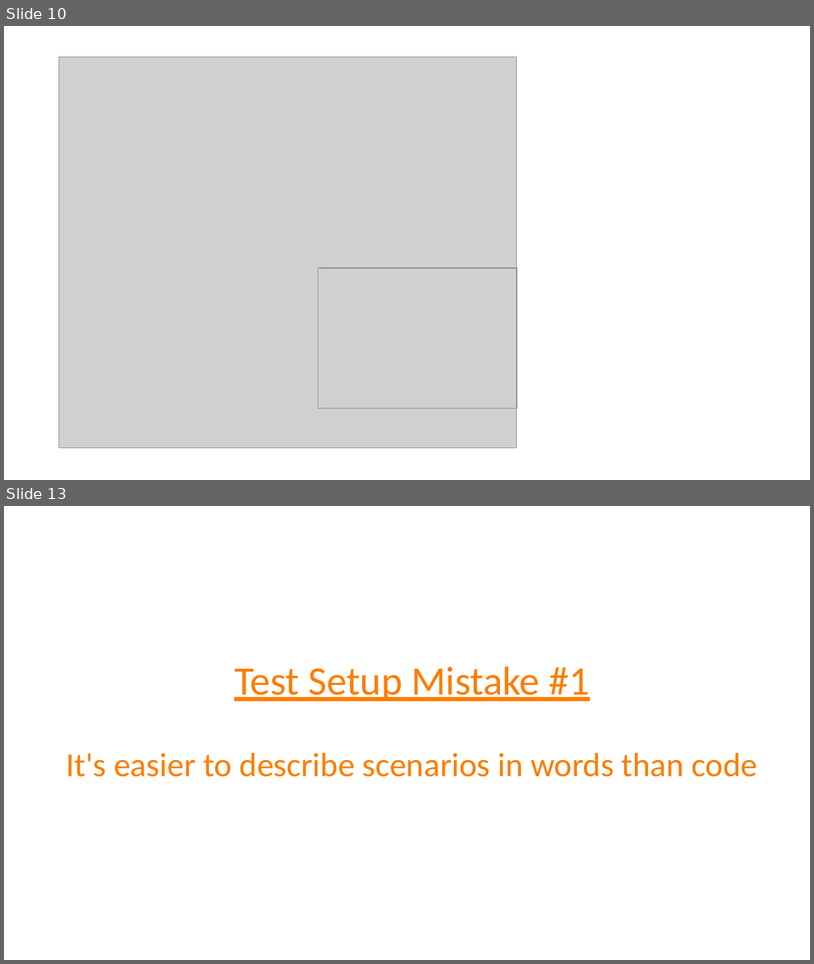
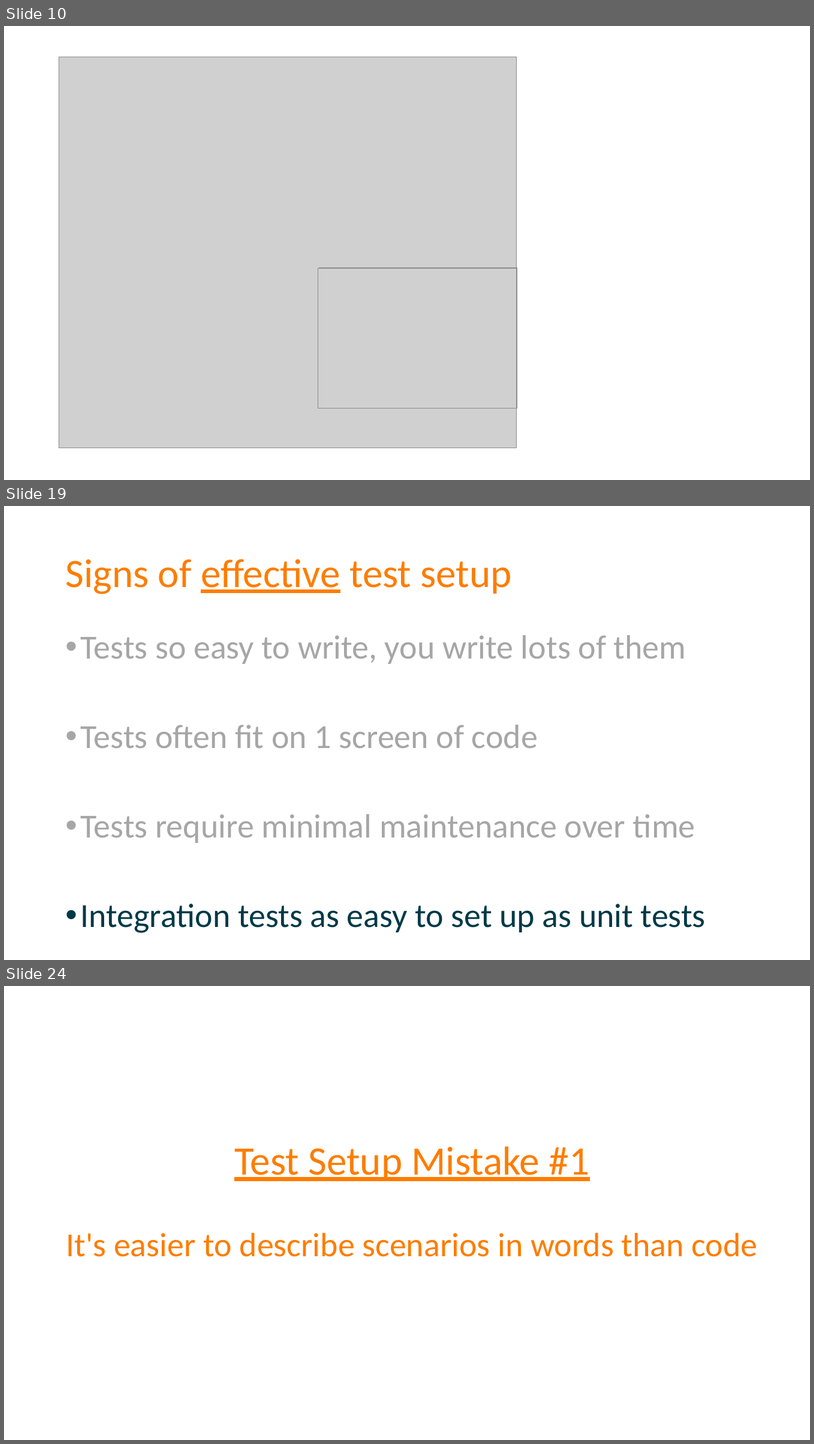
Before and after one commit to spetryjohnson/Talk-Patterns_of_Effective_Test_Setup, a slide deck: POETS - CodeMash 2017.pptx. Shown one above the other, each under a label of ours: slides 10 and 13 before the commit, slides 10, 19 and 24 after it; the slides between them are not shown. The pictures are 814x964 and 814x1444 pixels, drawn with LibreOffice and Linux fonts; fonts in the diff are those of the drawing; grey boxes stand for pictures. Boxes give left, top, right and bottom in pixels: in the first picture for what was removed or moved away, otherwise in the second. Text is boxed around its words. In the diff, an @@ line names an element or a change of style, - is before the commit and + after.

```diff
--- a/POETS - CodeMash 2017.pptx
+++ b/POETS - CodeMash 2017.pptx
@@ slide 19 added at <box>4,506,810,960</box>, background #FFFFFF @@
@@ title added at <box>65,559,512,594</box>, 48 pt, text #FD7D00 @@
+Signs of effective test setup
@@ text added at <box>81,635,706,933</box>, 40 pt, text #A6A6A6 @@
+• Tests so easy to write, you write lots of them
+• Tests often fit on 1 screen of code
+• Tests require minimal maintenance over time
+• Integration tests as easy to set up as unit tests
@@ what was slide 13 is now slide 24 @@
```
Also in this commit, not shown: 3 slides changed, 15 other slides added, 2 slides removed, 1 other file.
